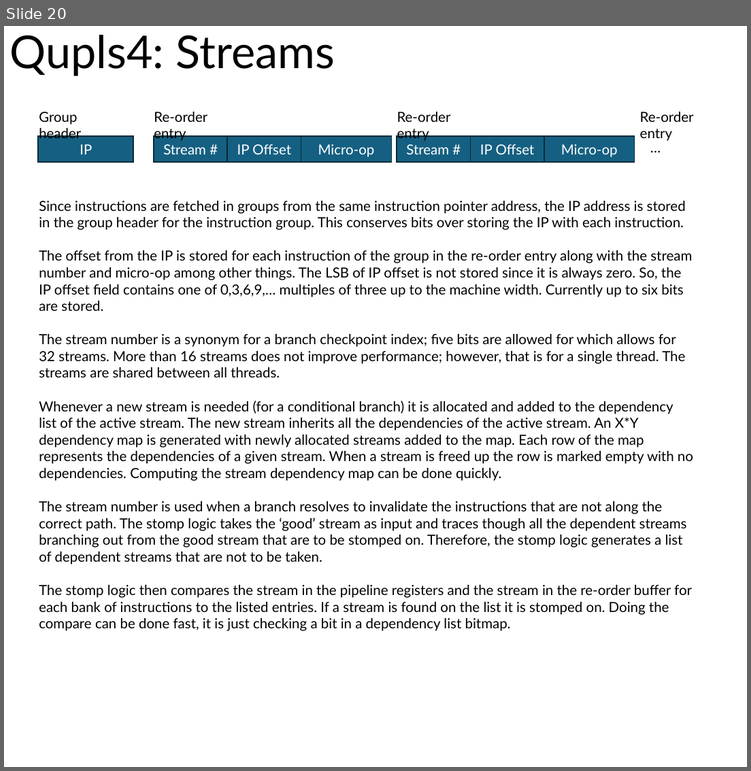
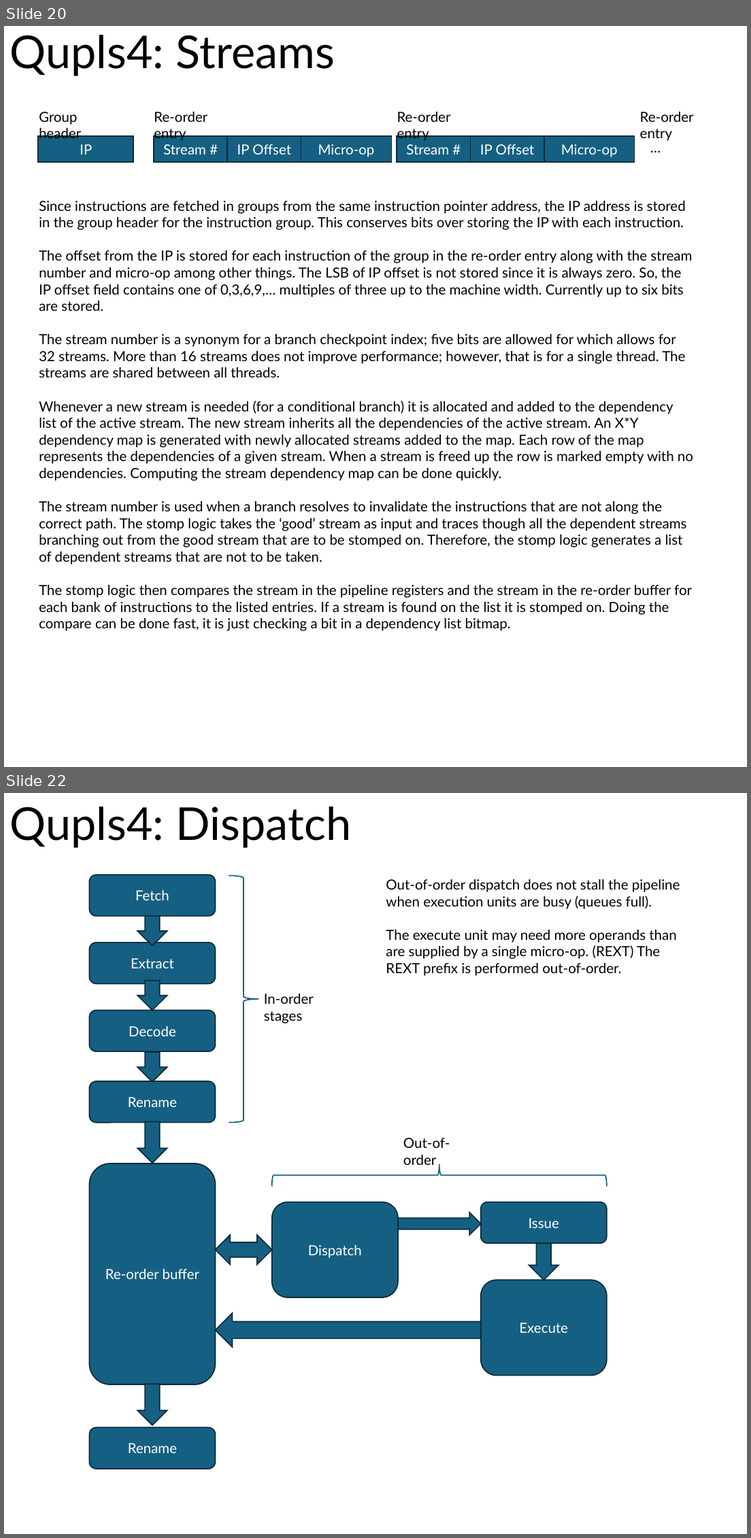
Before and after one commit to robfinch/Qupls, a slide deck: rtl/cpu_v4/doc/Qupls4.pptx. Shown one above the other, each under a label of ours: slide 20 before the commit, slides 20 and 22 after it; the slides between them are not shown. The pictures are 751x771 and 751x1538 pixels, drawn with LibreOffice and Linux fonts; fonts in the diff are those of the drawing. Boxes give left, top, right and bottom in pixels: in the first picture for what was removed or moved away, otherwise in the second. Text is boxed around its words. In the diff, an @@ line names an element or a change of style, - is before the commit and + after.

Commit message:
Qupls4 - update
- make move rename command
- fix store forwarding
- improved name supplier
- update date

```diff
--- a/rtl/cpu_v4/doc/Qupls4.pptx
+++ b/rtl/cpu_v4/doc/Qupls4.pptx
@@ slide 22 added at <box>4,793,747,1534</box>, background #FFFFFF @@
@@ title added at <box>9,807,351,848</box>, 58.7 pt, text #000000 @@
+Qupls4: Dispatch
@@ rounded rectangle added at <box>89,875,215,916</box>, fill #156082, outline #092A39 1.5 pt, 18 pt, text #FFFFFF @@
+Fetch
@@ right brace added at <box>228,875,258,1122</box>, outline #156082 1.5 pt @@
@@ text added at <box>385,879,680,976</box>, 18 pt, text #000000 @@
+Out-of-order dispatch does not stall the pipeline when execution units are busy (queues full).
+The execute unit may need more operands than are supplied by a single micro-op. (REXT) The REXT prefix is performed out-of-order.
@@ down arrow added at <box>138,916,167,946</box>, fill #156082, outline #092A39 1.5 pt @@
@@ rounded rectangle added at <box>89,943,215,983</box>, fill #156082, outline #092A39 1.5 pt, 18 pt, text #FFFFFF @@
+Extract
@@ down arrow added at <box>138,981,167,1011</box>, fill #156082, outline #092A39 1.5 pt @@
@@ text added at <box>264,994,313,1024</box>, 18 pt, text #000000 @@
+In-order stages
@@ rounded rectangle added at <box>89,1010,215,1051</box>, fill #156082, outline #092A39 1.5 pt, 18 pt, text #FFFFFF @@
+Decode
@@ down arrow added at <box>138,1052,167,1082</box>, fill #156082, outline #092A39 1.5 pt @@
@@ rounded rectangle added at <box>89,1081,215,1123</box>, fill #156082, outline #092A39 1.5 pt, 18 pt, text #FFFFFF @@
+Rename
@@ down arrow added at <box>138,1121,167,1163</box>, fill #156082, outline #092A39 1.5 pt @@
@@ text added at <box>403,1138,449,1165</box>, 18 pt, text #000000 @@
+Out-of-order
@@ rounded rectangle added at <box>89,1164,215,1385</box>, fill #156082, outline #092A39 1.5 pt, 18 pt, text #FFFFFF @@
+Re-order buffer
@@ right brace added at <box>272,1164,606,1187</box>, outline #156082 1.5 pt @@
@@ rounded rectangle added at <box>272,1202,398,1298</box>, fill #156082, outline #092A39 1.5 pt, 18 pt, text #FFFFFF @@
+Dispatch
@@ right arrow added at <box>398,1213,481,1235</box>, fill #156082, outline #092A39 1.5 pt @@
@@ rounded rectangle added at <box>481,1202,606,1244</box>, fill #156082, outline #092A39 1.5 pt, 18 pt, text #FFFFFF @@
+Issue
@@ up down arrow added at <box>215,1235,271,1264</box>, fill #156082, outline #092A39 1.5 pt @@
@@ down arrow added at <box>529,1244,558,1281</box>, fill #156082, outline #092A39 1.5 pt @@
@@ rounded rectangle added at <box>481,1280,606,1375</box>, fill #156082, outline #092A39 1.5 pt, 18 pt, text #FFFFFF @@
+Execute
@@ right arrow added at <box>215,1313,480,1347</box>, fill #156082, outline #092A39 1.5 pt @@
@@ down arrow added at <box>138,1384,167,1425</box>, fill #156082, outline #092A39 1.5 pt @@
@@ rounded rectangle added at <box>89,1428,215,1470</box>, fill #156082, outline #092A39 1.5 pt, 18 pt, text #FFFFFF @@
+Rename
```
Also in this commit, not shown: 1 other slide added, 24 other files.
